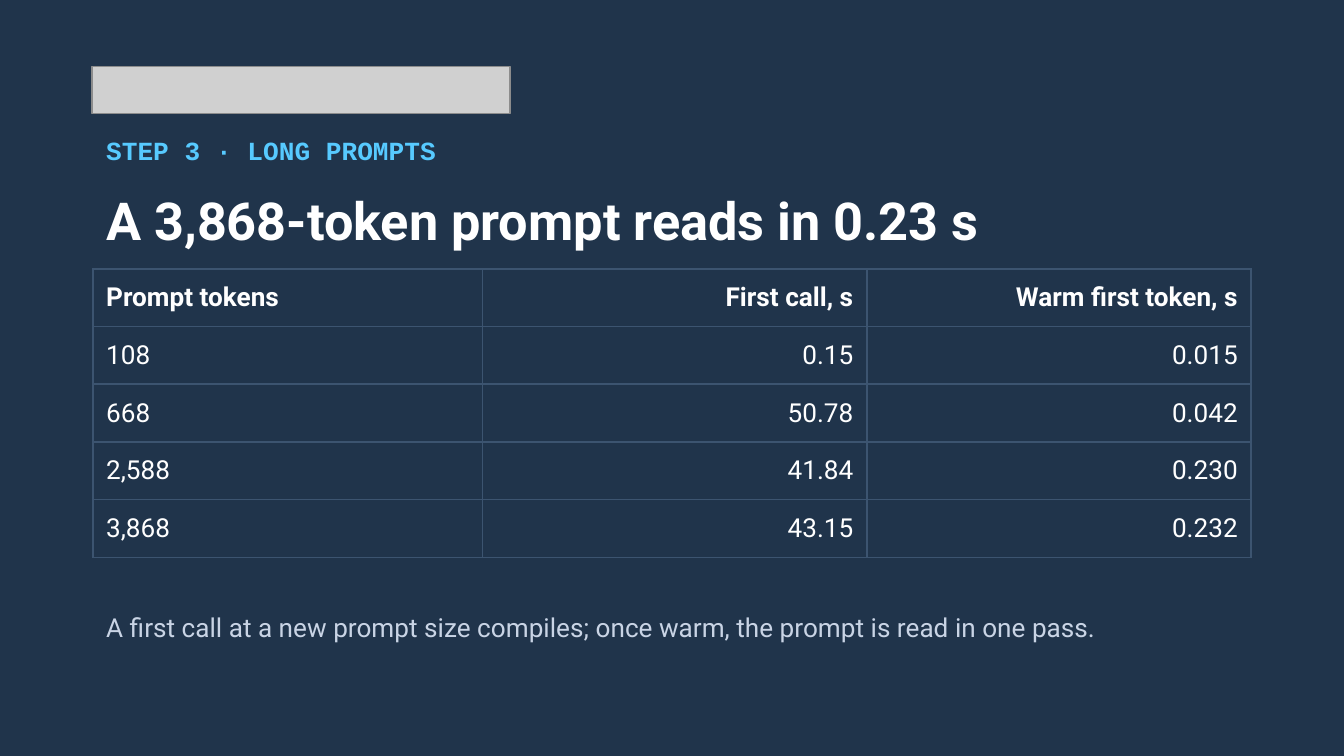
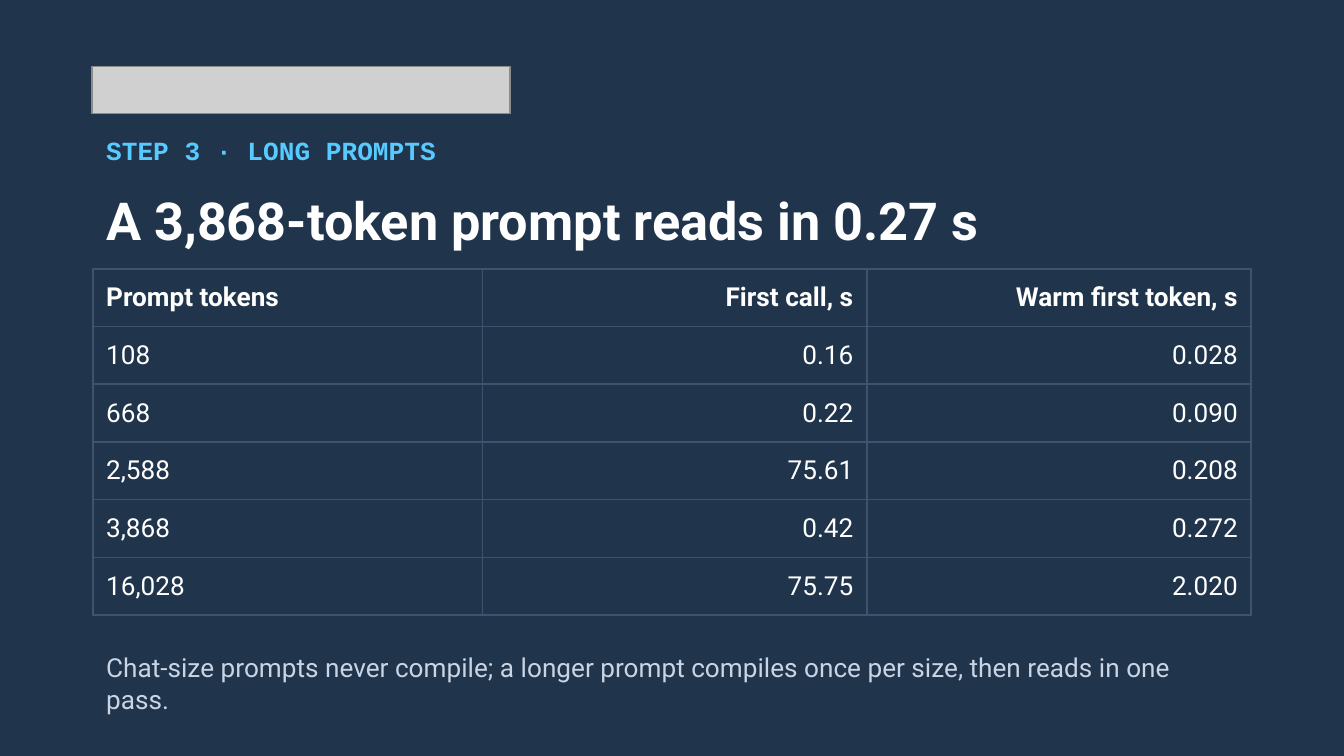
Before and after one commit to xbill9/colab, a slide deck: slide 11 of docs/deck/gemma4-colab-tpu-gde.pptx. Drawn at 1344x756 pixels with LibreOffice and Linux fonts; fonts in the diff are those of the drawing; grey boxes stand for pictures. Boxes give left, top, right and bottom in pixels: in the first picture for what was removed or moved away, otherwise in the second. Text is boxed around its words. In the diff, an @@ line names an element or a change of style, - is before the commit and + after.

```diff
--- a/docs/deck/gemma4-colab-tpu-gde.pptx
+++ b/docs/deck/gemma4-colab-tpu-gde.pptx
@@ text at (106,200,979,251): text changed @@
-A 3,868-token prompt reads in 0.23 s
+A 3,868-token prompt reads in 0.27 s
@@ table at (93,269,1251,710) @@
-row 2: 108 | 0.15 | 0.015
-row 3: 668 | 50.78 | 0.042
-row 4: 2,588 | 41.84 | 0.230
-row 5: 3,868 | 43.15 | 0.232
+row 2: 108 | 0.16 | 0.028
+row 3: 668 | 0.22 | 0.090
+row 4: 2,588 | 75.61 | 0.208
+row 5: 3,868 | 0.42 | 0.272
+row 6: 16,028 | 75.75 | 2.020
@@ text at (106,657,1169,715): text changed @@
-A first call at a new prompt size compiles; once warm, the prompt is read in one pass.
+Chat-size prompts never compile; a longer prompt compiles once per size, then reads in one pass.
```
Also in this commit, not shown: 10 other slides changed, 1 slide added, 1 other file.
